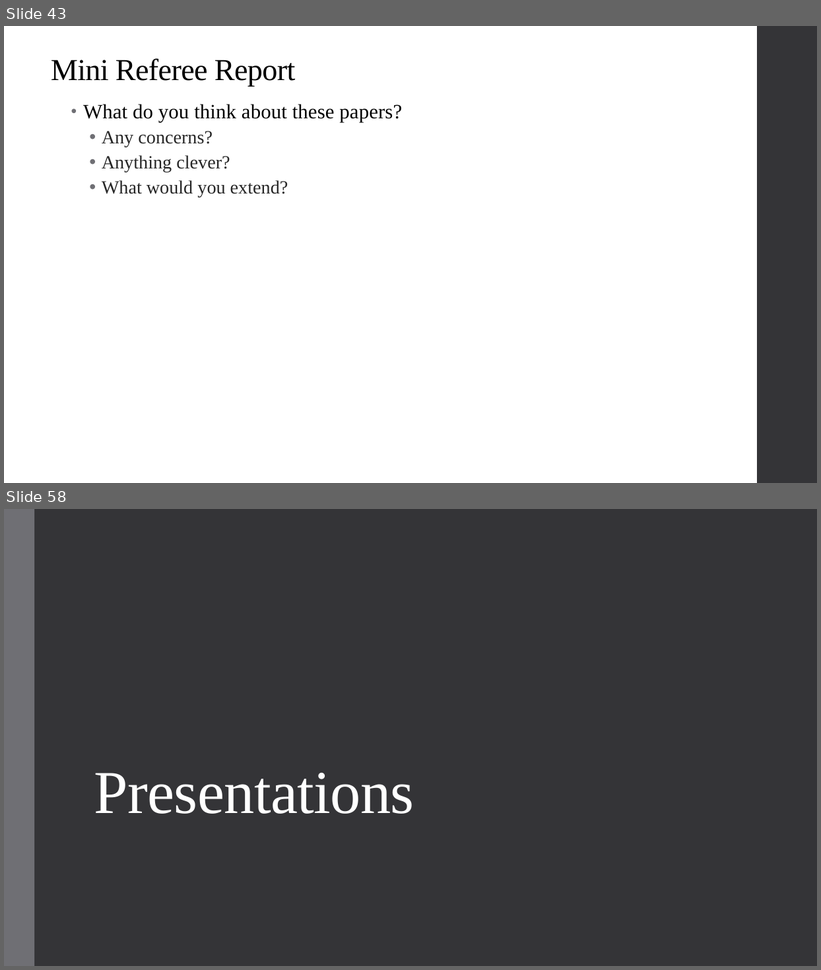
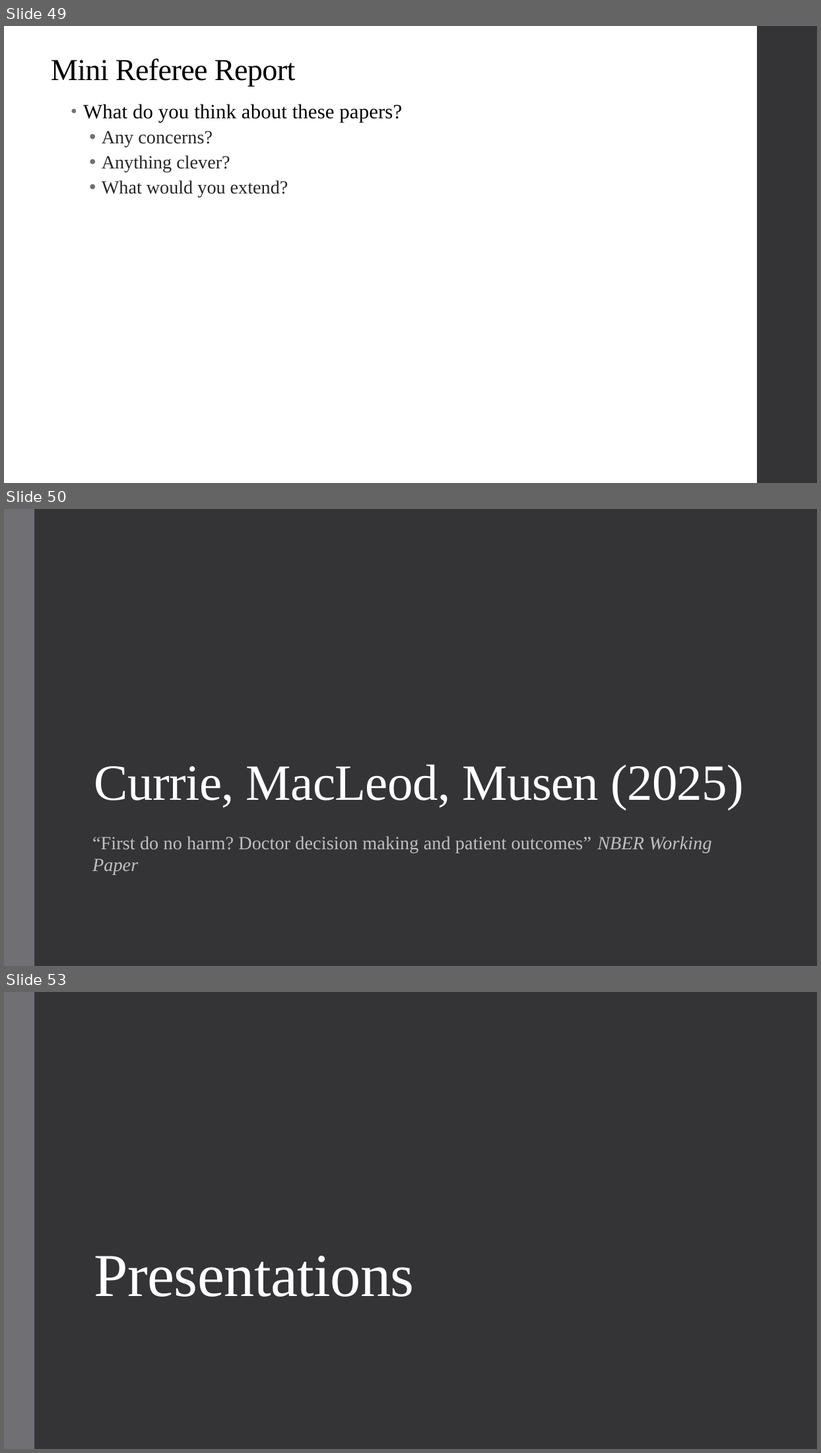
Before and after one commit to alex-hoagland/HAD6750H, a slide deck: Lecture04_ProviderPayment/L4Slides_ProviderPayment_2023W.pptx. Shown one above the other, each under a label of ours: slides 43 and 58 before the commit, slides 49, 50 and 53 after it; the slides between them are not shown. The pictures are 821x970 and 821x1453 pixels, drawn with LibreOffice and Linux fonts; fonts in the diff are those of the drawing. Boxes give left, top, right and bottom in pixels: in the first picture for what was removed or moved away, otherwise in the second. Text is boxed around its words. In the diff, an @@ line names an element or a change of style, - is before the commit and + after.

```diff
--- a/Lecture04_ProviderPayment/L4Slides_ProviderPayment_2023W.pptx
+++ b/Lecture04_ProviderPayment/L4Slides_ProviderPayment_2023W.pptx
@@ slide 50 added at bbox=[4, 509, 817, 966], background #353537; not listed: 1 template element that a slide beside it also shows @@
@@ title added at bbox=[94, 764, 744, 810], 60 pt, text #FFFFFF @@
+Currie, MacLeod, Musen (2025)
@@ text added at bbox=[92, 836, 712, 875], 22 pt, text #BFBFBF @@
+“First do no harm? Doctor decision making and patient outcomes” NBER Working Paper
@@ what was slide 43 is now slide 49 @@
@@ what was slide 58 is now slide 53 @@
```
Also in this commit, not shown: 1 slide changed, 8 other slides added, 1 other file.
